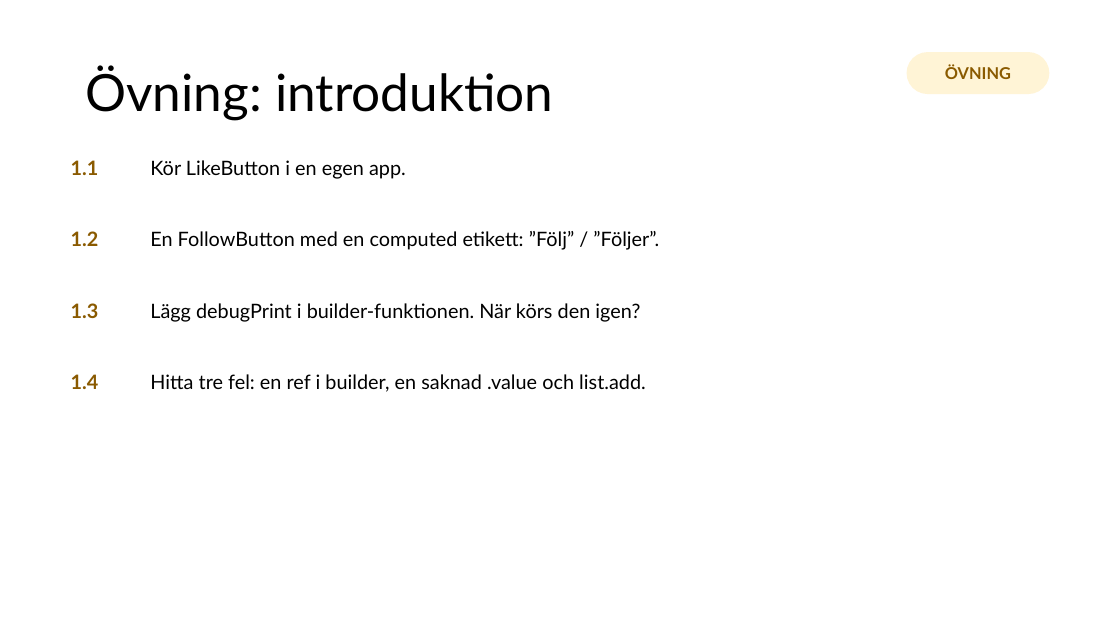
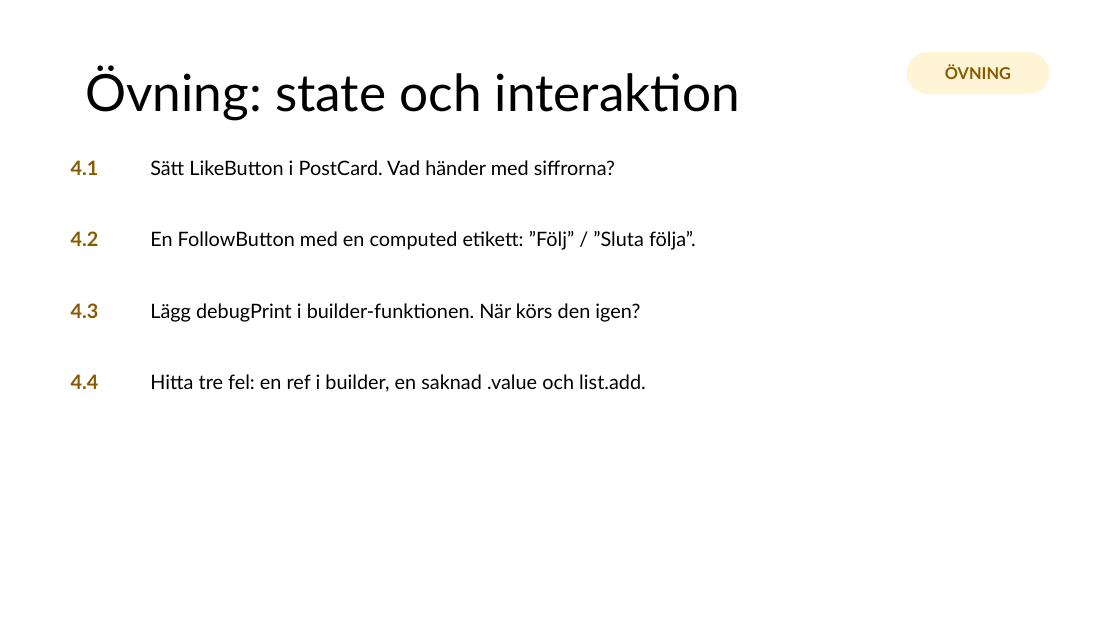
Before and after one commit to abbjetmus/pocketbase-flutter-kurs, a slide deck: slide 59 of Databaser och mobilapputveckling - sammanfattning.pptx (slide 73 before the commit). Drawn at 1120x630 pixels with LibreOffice and Linux fonts; fonts in the diff are those of the drawing. Boxes give left, top, right and bottom in pixels: in the first picture for what was removed or moved away, otherwise in the second. Text is boxed around its words. In the diff, an @@ line names an element or a change of style, - is before the commit and + after.

```diff
--- a/Databaser och mobilapputveckling - sammanfattning.pptx
+++ b/Databaser och mobilapputveckling - sammanfattning.pptx
@@ title at (85, 66, 740, 120): text changed @@
-Övning: introduktion
+Övning: state och interaktion
@@ text at (71, 160, 99, 175): text changed @@
-1.1
+4.1
@@ text at (150, 160, 615, 175): text changed @@
-Kör LikeButton i en egen app.
+Sätt LikeButton i PostCard. Vad händer med siffrorna?
@@ text at (71, 231, 99, 246): text changed @@
-1.2
+4.2
@@ text at (150, 231, 696, 250): text changed @@
-En FollowButton med en computed etikett: ”Följ” / ”Följer”.
+En FollowButton med en computed etikett: ”Följ” / ”Sluta följa”.
@@ text at (71, 303, 99, 318): text changed @@
-1.3
+4.3
@@ text at (71, 374, 99, 389): text changed @@
-1.4
+4.4
```
Also in this commit, not shown: 25 other slides changed, 7 slides removed, 20 other files.
